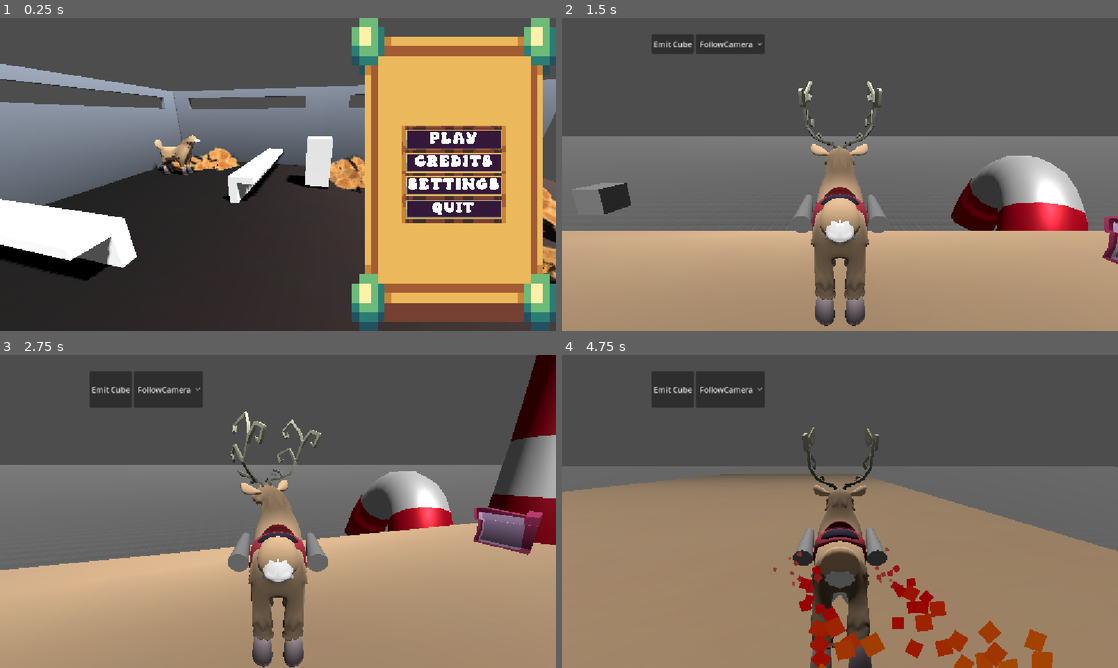
Above: before the commit, frames 1-4 (two rows, left to right).
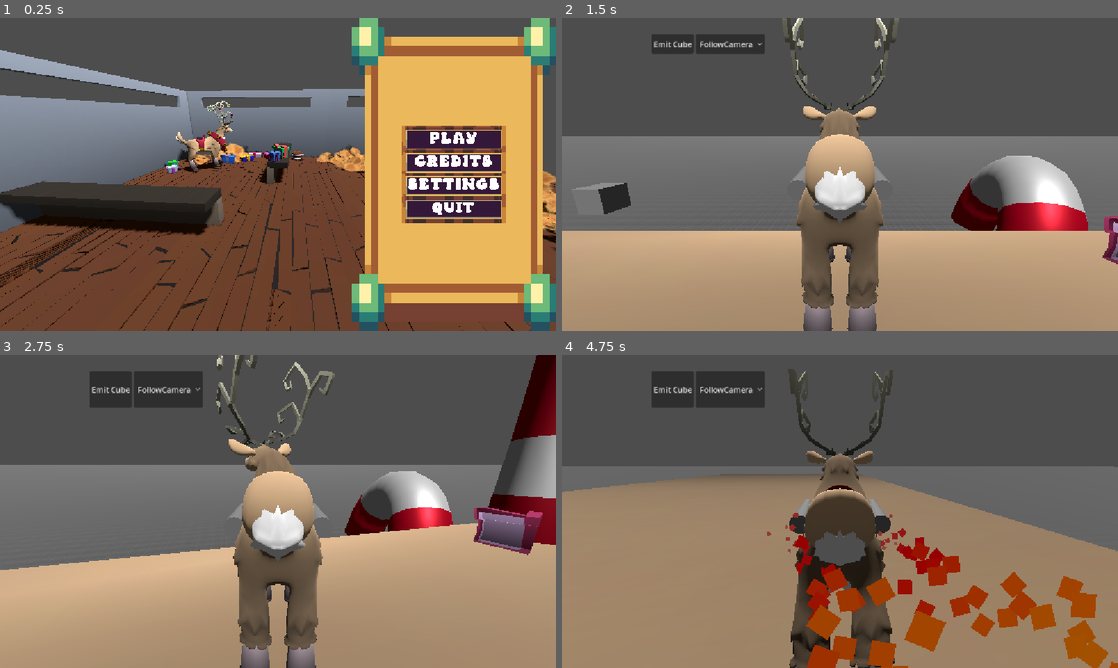
Above: after the commit, the same moments.

Repository: sjgillGit/gwj88
Game: Godot game, scene res://Main/RootNode.tscn
Same seed, same stepped clock (60 frames per second), same inputs: the game is played once before the commit and once after it.
Inputs (mouse positions are in pixels of both pictures, inside the frame that each line leads up to):
- Up to frame 1 (0.25 s): no input
- Up to frame 2 (1.5 s): click "PLAY" at 0.5 s; click "You're in the pen HIT THIS BU…" (after the commit: "Play") at 1.25 s
- Up to frame 3 (2.75 s): move the mouse to (400, 495) at 2.02 s; hold D (move_right) from 2.03 s (still down)
- Up to frame 4 (4.75 s): move the mouse to (728, 527) at 2.77 s; release D (move_right) at 2.78 s; hold S (move_down) 2.78-3.53 s; move the mouse to (895, 442) at 3.52 s; hold D (move_right) 3.53-4.28 s; move the mouse to (812, 574) at 4.27 s; hold Space (move_forward) from 4.28 s (still down)

The runs differ from the first frame. In frame 1, 36% of the frame differs, in the area x 0-100%, y 10-100%; in frame 2, 8.0%; in frame 3, 8.9%; in frame 4, 15%.
Error before the commit: Parse Error: Too few arguments for "tween_property()" call. Expected at least 4 but received 0. (res://Scenes/ui/placeholder_3_dfor_ui.gd:10)

Commit message:
update pen with camera transition, and latest model

Diff:
--- a/Scenes/ui/Placeholder3DforUi.tscn
+++ b/Scenes/ui/Placeholder3DforUi.tscn
@@ -1,7 +1,8 @@
-[gd_scene load_steps=4 format=3 uid="uid://7iukt2vlfaaf"]
+[gd_scene load_steps=5 format=3 uid="uid://7iukt2vlfaaf"]
 
 [ext_resource type="Script" uid="uid://qgd6g6fo4745" path="res://Scenes/ui/placeholder_3_dfor_ui.gd" id="1_2iqpr"]
-[ext_resource type="PackedScene" uid="uid://cnl3r1l1rfr5n" path="res://Assets/ui/pen/Flooor.glb" id="1_wxwfb"]
+[ext_resource type="PackedScene" uid="uid://cvmuxb0lqym4u" path="res://Scenes/ui/pen_updated.tscn" id="2_vj4pu"]
+[ext_resource type="PackedScene" uid="uid://cfqy04vblriqj" path="res://Assets/Reindeer.glb" id="3_vj4pu"]
 
 [sub_resource type="Environment" id="Environment_wxwfb"]
 
@@ -15,14 +16,23 @@
 [node name="WorldEnvironment" type="WorldEnvironment" parent="."]
 environment = SubResource("Environment_wxwfb")
 
-[node name="Flooor" parent="." instance=ExtResource("1_wxwfb")]
-transform = Transform3D(1.4648161, 0, 0, 0, 1.4648161, 0, 0, 0, 1.4648161, 0.95390195, 0, 0.30638456)
+[node name="Pen_Updated" parent="." instance=ExtResource("2_vj4pu")]
 
-[node name="MainMenuCamera" type="Camera3D" parent="."]
-transform = Transform3D(-0.21575806, -0.31469148, 0.9243472, -1.40874015e-08, 0.94664365, 0.32228222, -0.97644687, 0.06953497, -0.20424598, 23.357424, 8.829412, -17.486729)
+[node name="Reindeer" parent="." instance=ExtResource("3_vj4pu")]
+transform = Transform3D(0.8120325, 0, 0.583612, 0, 1, 0, -0.583612, 0, 0.8120325, 0.5239806, 0, -0.9211526)
+
+[node name="ActiveCamera" type="Camera3D" parent="."]
+unique_name_in_owner = true
+transform = Transform3D(-0.090424076, -0.32096195, 0.9427656, -6.812307e-09, 0.94664377, 0.32228225, -0.9959033, 0.029142056, -0.085599355, 8.583757, 2.4720106, -5.2030544)
 current = true
 fov = 83.58761
 
+[node name="MainMenuCamera" type="Camera3D" parent="."]
+unique_name_in_owner = true
+transform = Transform3D(-0.090424076, -0.32096195, 0.9427656, -6.812307e-09, 0.94664377, 0.32228225, -0.9959033, 0.029142056, -0.085599355, 8.583757, 2.4720106, -5.2030544)
+fov = 83.58761
+
 [node name="PenCamera" type="Camera3D" parent="."]
-transform = Transform3D(-0.56149143, 0, 0.8274826, 0, 1, 0, -0.8274826, 0, -0.56149143, 6.6689224, 5.105791, -2.3703117)
+unique_name_in_owner = true
+transform = Transform3D(-0.5559329, -0.3271352, 0.7641474, 0, 0.9193003, 0.3935569, -0.8312272, 0.21879123, -0.5110693, 1.3459258, 2.069077, -3.7361157)
 fov = 83.58761
--- a/Scenes/ui/UiPen.tscn
+++ b/Scenes/ui/UiPen.tscn
@@ -13,36 +13,21 @@
 grow_vertical = 2
 script = ExtResource("1_twpca")
 
-[node name="Panel" type="Panel" parent="."]
-layout_mode = 1
-anchors_preset = 8
-anchor_left = 0.5
-anchor_top = 0.5
-anchor_right = 0.5
-anchor_bottom = 0.5
-offset_left = -545.0
-offset_top = -281.5
-offset_right = 545.0
-offset_bottom = 281.5
-grow_horizontal = 2
-grow_vertical = 2
-
-[node name="PLAY" type="Button" parent="Panel"]
+[node name="PLAY" type="Button" parent="."]
 unique_name_in_owner = true
 layout_mode = 1
-anchors_preset = 8
-anchor_left = 0.5
-anchor_top = 0.5
-anchor_right = 0.5
-anchor_bottom = 0.5
-offset_left = -22.0
-offset_top = -15.5
-offset_right = 22.0
-offset_bottom = 15.5
-grow_horizontal = 2
-grow_vertical = 2
+anchors_preset = 3
+anchor_left = 1.0
+anchor_top = 1.0
+anchor_right = 1.0
+anchor_bottom = 1.0
+offset_left = -167.0
+offset_top = -87.0
+offset_right = -34.0
+offset_bottom = -32.0
+grow_horizontal = 0
+grow_vertical = 0
 theme = ExtResource("1_s3urb")
 toggle_mode = true
 button_group = ExtResource("3_581q8")
-text = "You're in the pen
-HIT THIS BUTTON TO PLAY"
+text = "Play"
--- /dev/null
+++ b/Scenes/ui/pen_updated.tscn
@@ -0,0 +1,8 @@
+[gd_scene load_steps=2 format=3 uid="uid://cvmuxb0lqym4u"]
+
+[ext_resource type="PackedScene" uid="uid://bugrgua4m5drt" path="res://Assets/ui/pen/Pen_Updated.glb" id="1_ni3ij"]
+
+[node name="Pen_Updated" instance=ExtResource("1_ni3ij")]
+
+[node name="Cube" parent="." index="7"]
+visible = false
--- a/Scenes/ui/placeholder_3_dfor_ui.gd
+++ b/Scenes/ui/placeholder_3_dfor_ui.gd
@@ -1,10 +1,31 @@
 extends Node3D
 
-@onready var main_menu_camera: Camera3D = $MainMenuCamera
+@onready var camera: Camera3D = %ActiveCamera
+@onready var main_menu_camera: Camera3D = %MainMenuCamera
+@onready var pen_camera: Camera3D = %PenCamera
 
 
-func on_game_state_changed(new_state: GameState.State, old_state: GameState.State):
-	if new_state == GameState.State.PEN and old_state == GameState.State.MAIN_MENU:
+const camera_tween_time_seconds := 1
+
+
+func _ready() -> void:
+	GameState.new_state.connect(_on_game_state_changed)
+
+
+func _on_game_state_changed(new_state: GameState.State, old_state: GameState.State):
+	print("state change new_state: %s, old_state: %s" % [
+		GameState.State.keys()[new_state],
+		GameState.State.keys()[old_state],
+	])
+	if new_state == GameState.State.PEN and \
+	old_state in [GameState.State.STARTUP, GameState.State.MAIN_MENU]:
 		var tween = create_tween()
 		tween.set_parallel()
-		tween.tween_property()
+		tween.tween_property(
+			camera, "position", pen_camera.position,
+			camera_tween_time_seconds
+		)
+		tween.tween_property(
+			camera, "rotation", pen_camera.rotation,
+			camera_tween_time_seconds
+		)
Binary file removed: Assets/ui/pen/Flooor.glb
Binary file added: Assets/ui/pen/Pen_Updated.glb
Not shown, changed: Assets/ui/pen/Pen_Updated.glb.import
Renamed: Assets/collectibles/Collectable SNOWMAN_A color pallet.png -> Assets/ui/pen/Pen_Updated_A color pallet.png
Not shown, changed: Assets/ui/pen/Pen_Updated_A color pallet.png.import
Renamed: Assets/ui/pen/Flooor_Hay.png -> Assets/ui/pen/Pen_Updated_Hay.png
Not shown, changed: Assets/ui/pen/Pen_Updated_Hay.png.import
